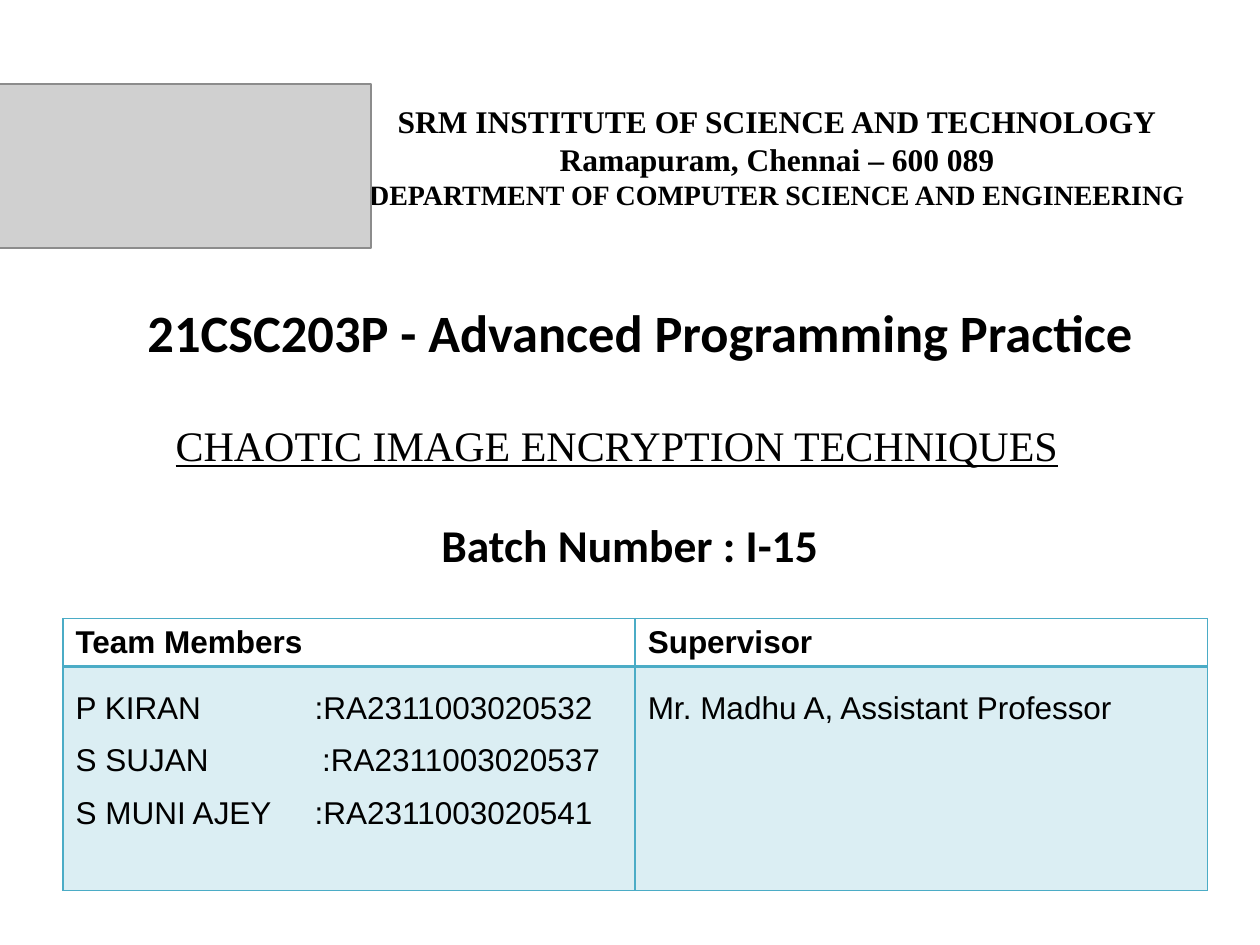
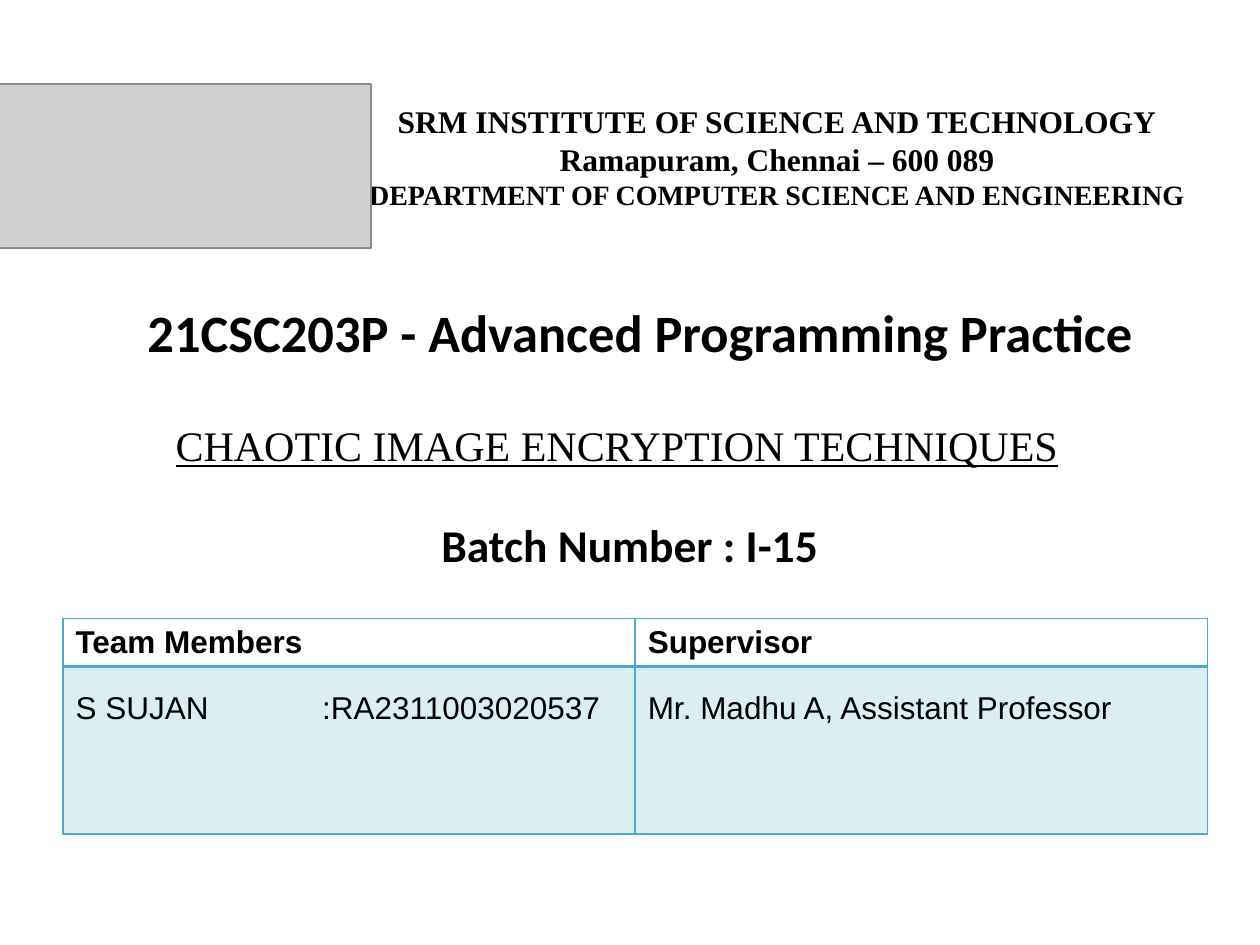
Before and after one commit to wolfieexd/Image_Encryption, a slide deck: slide 1 of Documentations/REVIEW-1.pptx. Drawn at 1260x945 pixels with LibreOffice and Linux fonts; fonts in the diff are those of the drawing; grey boxes stand for pictures. Boxes give left, top, right and bottom in pixels: in the first picture for what was removed or moved away, otherwise in the second. Text is boxed around its words. In the diff, an @@ line names an element or a change of style, - is before the commit and + after.

```diff
--- a/Documentations/REVIEW-1.pptx
+++ b/Documentations/REVIEW-1.pptx
@@ table at (x1=63, y1=619, x2=1207, y2=837) @@
-row 2, column 1: P KIRAN :RA2311003020532 / S SUJAN :RA2311003020537 / S MUNI AJEY :RA2311003020541
+row 2, column 1: S SUJAN :RA2311003020537
```
Also in this commit, not shown: 2 other files.
